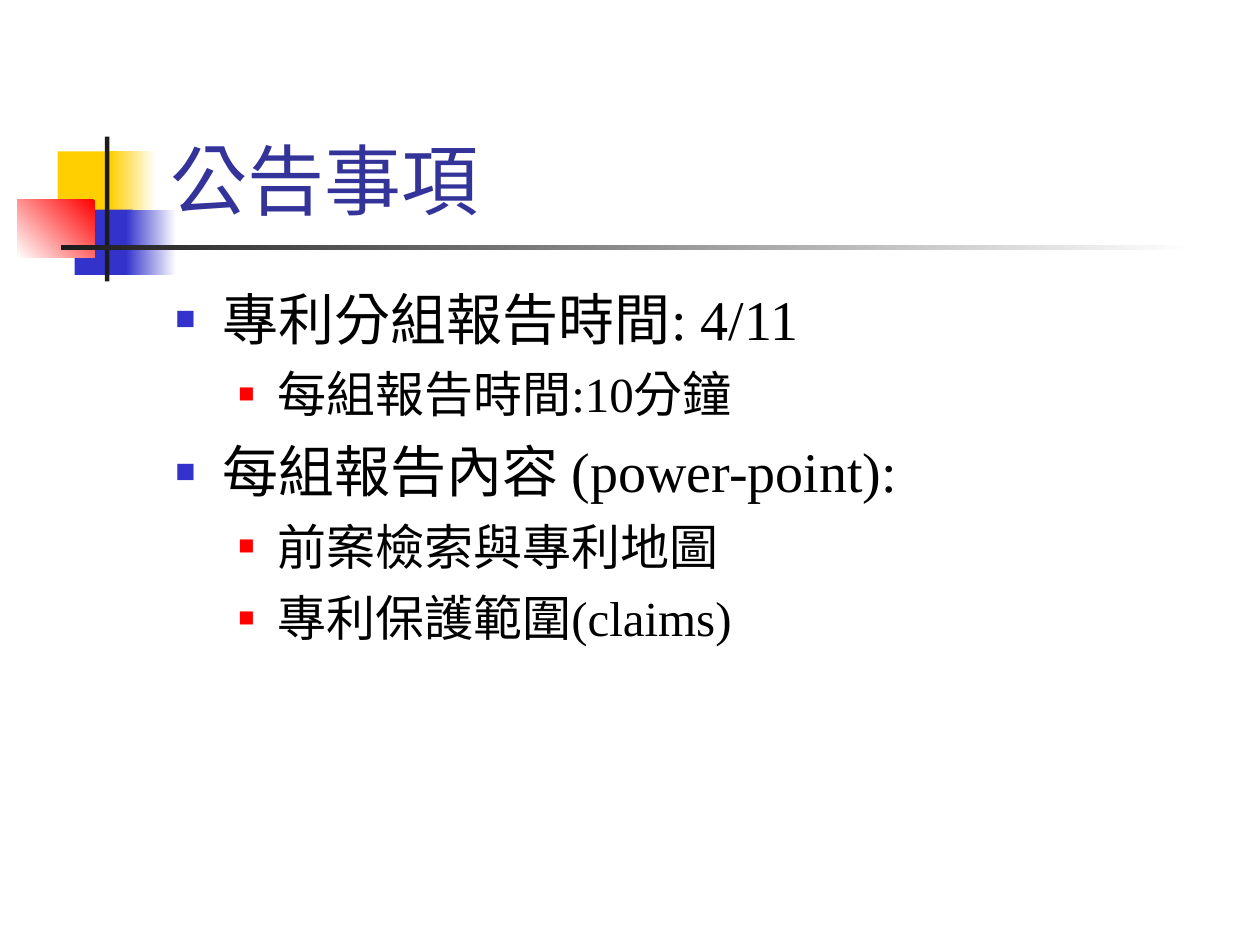
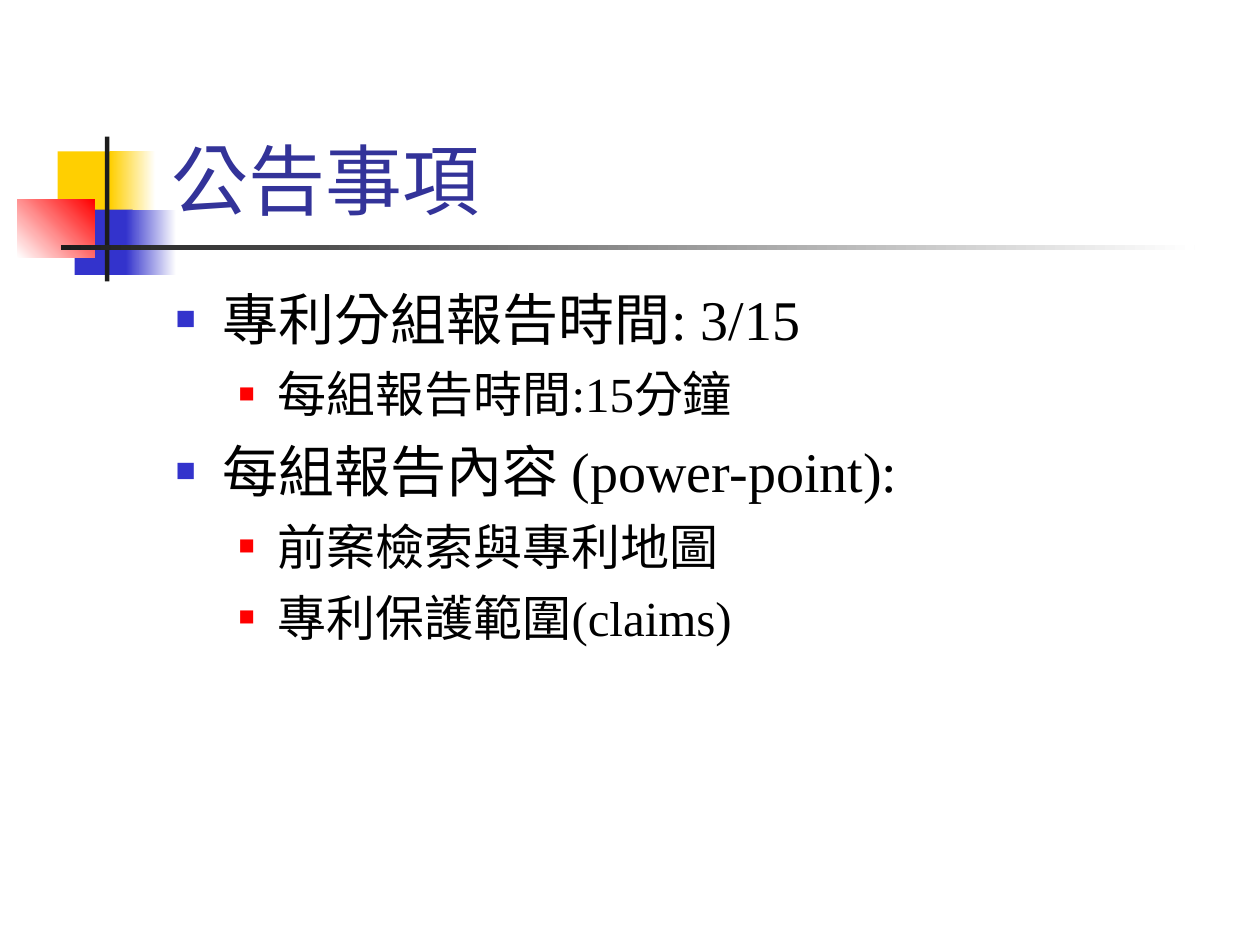
Before and after one commit to CGUSystemCourses/ComputerOrg-2015, a slide deck: slide 2 of Adm/patent_course/lec02-patent_search_doc.ppt. Drawn at 1260x945 pixels with LibreOffice and Linux fonts; fonts in the diff are those of the drawing. Boxes give left, top, right and bottom in pixels: in the first picture for what was removed or moved away, otherwise in the second. Text is boxed around its words. In the diff, an @@ line names an element or a change of style, - is before the commit and + after.

```diff
--- a/Adm/patent_course/lec02-patent_search_doc.ppt
+++ b/Adm/patent_course/lec02-patent_search_doc.ppt
@@ text at (x1=223, y1=293, x2=801, y2=417): text changed @@
-■ 專利分組報告時間: 4/11
-  ■ 每組報告時間:10分鐘
+■ 專利分組報告時間: 3/15
+  ■ 每組報告時間:15分鐘
```
Also in this commit, not shown: 51 other slides changed, 13 other files.
